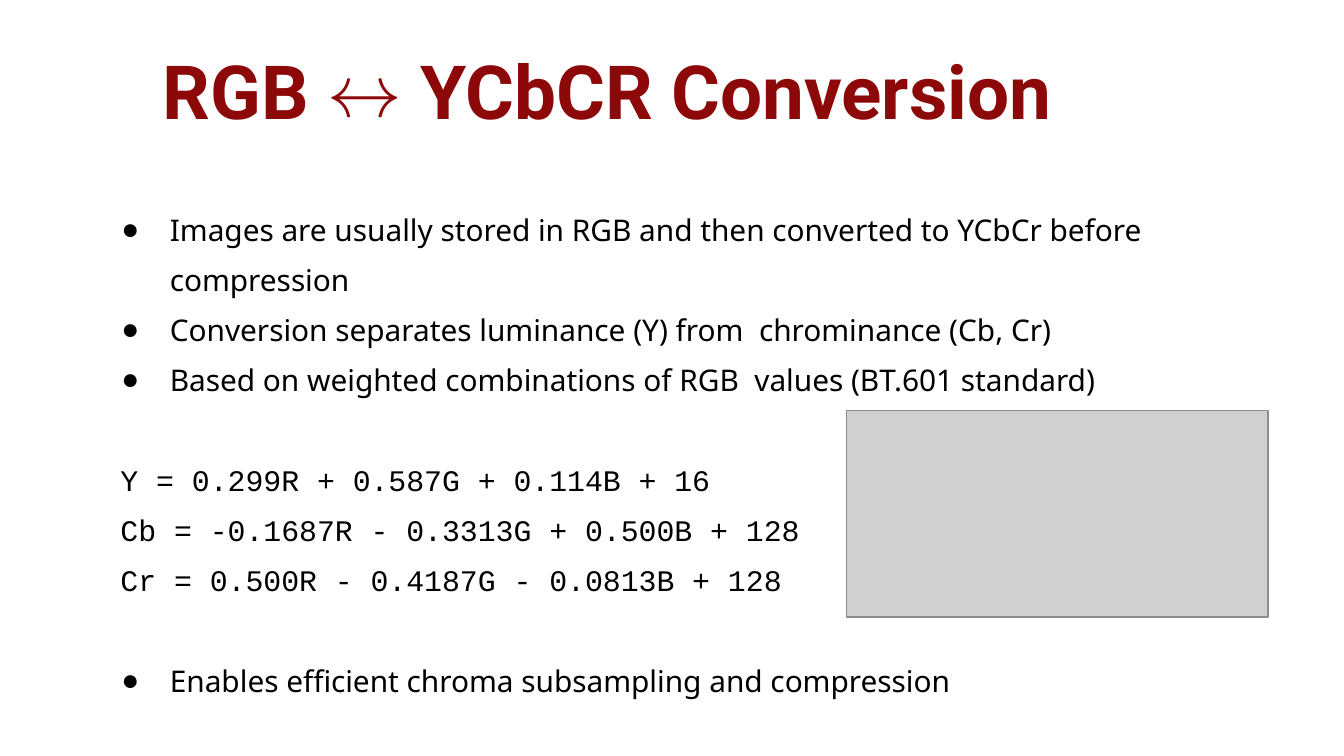
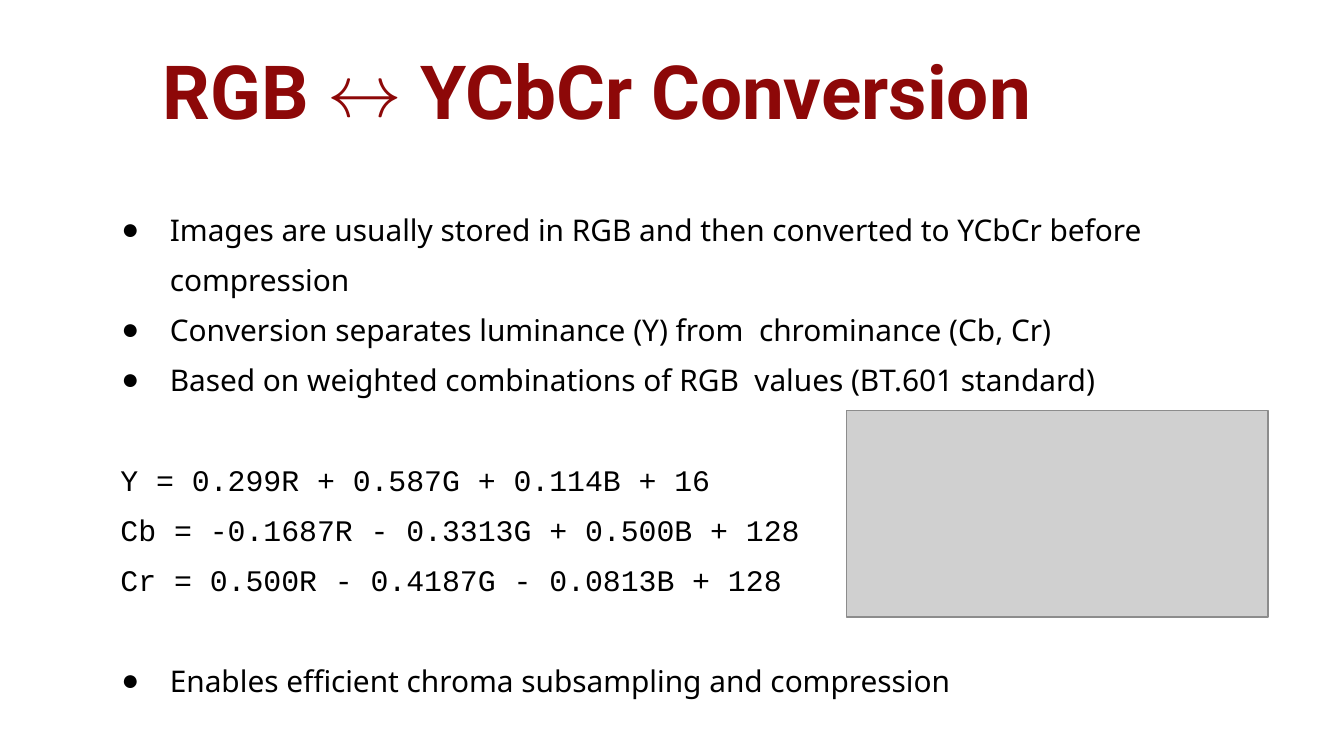
Before and after one commit to romeybajada/cv_colour_models, a slide deck: slide 14 of slides.pptx (slide 15 before the commit). Drawn at 1344x756 pixels with LibreOffice and Linux fonts; fonts in the diff are those of the drawing; grey boxes stand for pictures; background and template pictures are left out. Boxes give left, top, right and bottom in pixels: in the first picture for what was removed or moved away, otherwise in the second. Text is boxed around its words. In the diff, an @@ line names an element or a change of style, - is before the commit and + after.

```diff
--- a/slides.pptx
+++ b/slides.pptx
@@ title at (x1=163, y1=63, x2=1031, y2=120): text changed @@
-RGB ↔ YCbCR Conversion
+RGB ↔ YCbCr Conversion
```
Also in this commit, not shown: 3 other slides changed, 1 slide added, 2 slides removed, 2 other files.
